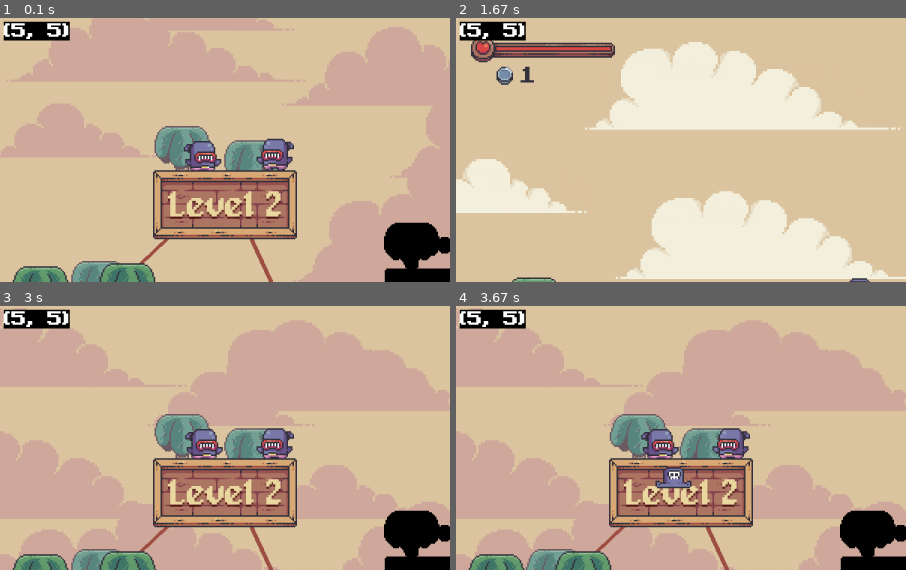
Above: before the commit, frames 1-4 (two rows, left to right).
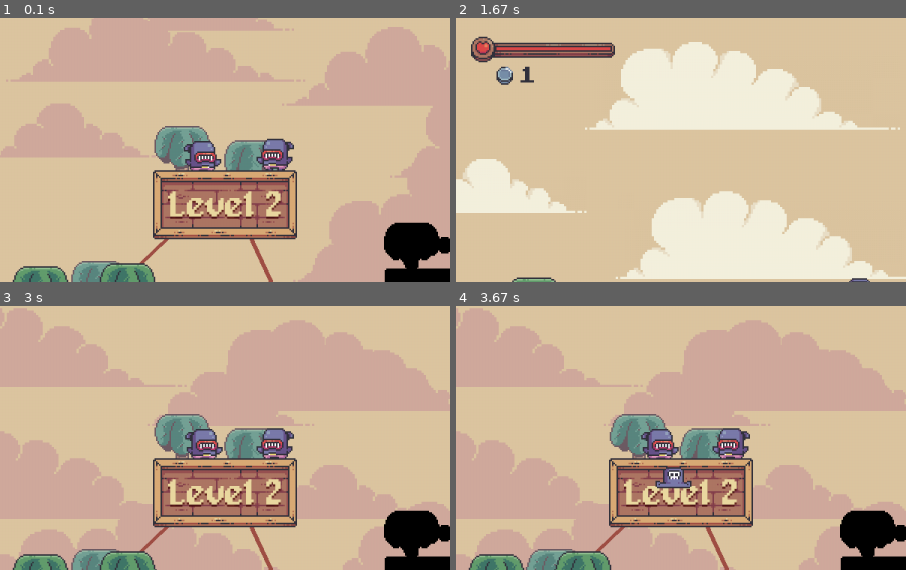
Above: after the commit, the same moments.

Repository: reycardo/pygame_tutorials
Game: pygame game, started from mario/code/main.py
The game is run twice, just before and just after one commit, with the same random seed, the same clock (stepped at 60 frames per second) and the same inputs.
Inputs:
- Up to frame 1 (0.1 s): no input
- Up to frame 2 (1.67 s): tap Space at 0.33, 1.23, 1.53 s; hold Right 0.67-1.13 s; hold Right 1.17-1.63 s
- Up to frame 3 (3 s): hold Right 1.67-2.2 s; tap Space at 1.73, 2.03, 2.3, 2.6, 2.73 s; hold Left 2.23-2.63 s; hold Right from 2.67 s (still down)
- Up to frame 4 (3.67 s): tap Space at 3.03, 3.4 s; release Right at 3.3 s; hold Left from 3.33 s (still down)
The pictures show only the part of the screen within x 0-50%, y 0-50%; the shares and areas given below are measured in that part.

The runs differ from the first frame. In frame 1, 1.1% of the frame differs, in the area x 0-16%, y 1-9%; in frame 2, 1.1%; in frame 3, 1.1%; in frame 4, 1.1%.

Commit message:
removed debug from cursor

Diff:
--- a/mario/code/main.py
+++ b/mario/code/main.py
@@ -82,7 +82,7 @@
 
 	screen.fill('grey')
 	game.run()
-	debug(pygame.mouse.get_pos(),pygame.mouse.get_pos()[0],pygame.mouse.get_pos()[1])
+	#debug(pygame.mouse.get_pos(),pygame.mouse.get_pos()[0],pygame.mouse.get_pos()[1])
 
 	pygame.display.update()
 	clock.tick(60)
